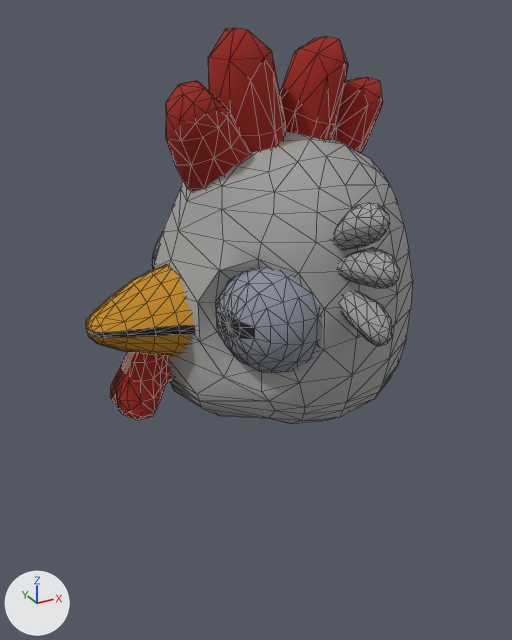
Before and after pictures for a commit that changed the OBJ model DirectXGame/Resources/Player/Player.obj.
Both versions are drawn from a 50 mm lens placed at (-0.947, -1.589, 1.053), pointed at (-0.013, 0.11, 0.204). The axes (+X, +Y, +Z) are drawn at lower left. The lights are the same throughout. The older version comes first. Mesh edges are drawn as thin lines. Where no turn or scale is listed for an object, it has been applied to the vertices.

The first picture shows 'Chicken_Blob'.
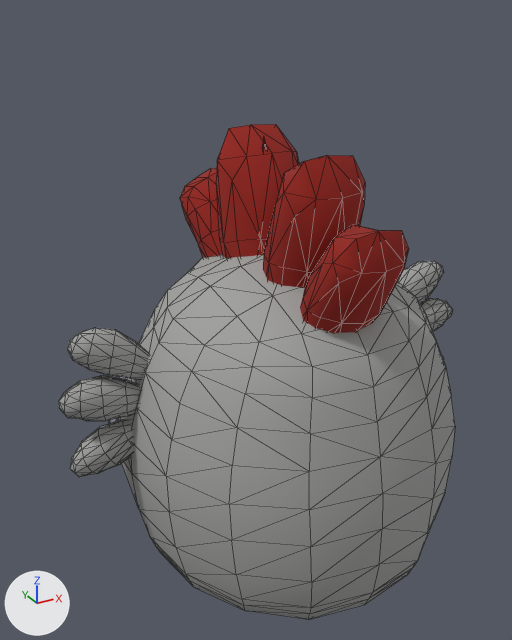
Location of each change, (x1, y1, x2, y2) in pixels of the pictures (512 x 640 px; the box of a moved part takes in the faces that stretch with it):
'Chicken_Blob', reshaped (21% wider, 25% taller)
    before: (86, 28, 413, 424)
    after: (59, 124, 455, 619)
part 1 of me_chicken_blob, moved or reshaped
    before: (166, 81, 251, 191)
    after: (180, 168, 222, 258)
part 2 of me_chicken_blob, moved or reshaped
    before: (280, 36, 348, 140)
    after: (263, 155, 365, 288)
part 3 of me_chicken_blob, moved or reshaped
    before: (331, 77, 382, 153)
    after: (300, 225, 409, 333)
part 4 of me_chicken_blob, moved or reshaped
    before: (337, 247, 400, 288)
    after: (59, 375, 139, 421)
part 5 of me_chicken_blob, moved or reshaped
    before: (339, 291, 392, 346)
    after: (70, 419, 133, 477)
part 6 of me_chicken_blob, moved or reshaped
    before: (332, 203, 390, 250)
    after: (67, 328, 149, 379)
part 7 of me_chicken_blob, moved or reshaped (not visible before)
    after: (420, 298, 452, 332)
part 8 of me_chicken_blob, moved or reshaped (not visible before)
    after: (398, 261, 444, 304)
part 9 of me_chicken_blob, moved or reshaped (not visible afterwards)
    before: (86, 264, 196, 356)
part 10 of me_chicken_blob, moved or reshaped (not visible afterwards)
    before: (110, 352, 172, 420)
part 11 of me_chicken_blob, moved or reshaped (mostly hidden afterwards)
    before: (217, 268, 322, 373)
    after: (108, 376, 127, 424)
part 12 of me_chicken_blob, moved or reshaped (not visible afterwards)
    before: (152, 234, 162, 270)
part 13 of me_chicken_blob, moved or reshaped
    before: (154, 28, 413, 424)
    after: (118, 124, 455, 619)

Patch to the scene script:
```diff
--- a/DirectXGame/Resources/Player/Player.obj.py
+++ b/DirectXGame/Resources/Player/Player.obj.py
@@ me_chicken_blob @@
-me_chicken_blob.from_pydata(...)  # 1538 vertices, 2904 faces; spans x -0.546..0.337, y -0.493..0.493, z 0.008..1.012
+me_chicken_blob.from_pydata(...)  # 1538 vertices, 2904 faces; spans x -0.636..0.639, y -0.513..0.762, z -0.511..0.764
+# me_chicken_blob part 1: the loose piece of 66 vertices spanning x -0.328..-0.1, y -0.115..0.086, z 0.616..0.901 is multiplied about its middle by the matrix ((0.0, 1.292, 0.0), (-1.444, 0.0, 0.032), (0.029, 0.0, 1.293)), then moved by (0.197, 0.277, -0.325)
+# me_chicken_blob part 2: the loose piece of 42 vertices spanning x -0.041..0.168, y -0.099..0.091, z 0.617..0.989 is multiplied about its middle by the matrix ((0.0, 1.292, 0.0), (-1.444, 0.0, 0.032), (0.029, 0.0, 1.293)), then moved by (-0.067, -0.134, -0.304)
+# me_chicken_blob part 3: the loose piece of 42 vertices spanning x 0.073..0.285, y -0.091..0.083, z 0.608..0.887 is multiplied about its middle by the matrix ((0.0, 1.292, 0.0), (-1.444, 0.0, 0.032), (0.029, 0.0, 1.293)), then moved by (-0.183, -0.302, -0.317)
+# me_chicken_blob part 4: the loose piece of 63 vertices spanning x -0.057..0.021, y -0.493..-0.304, z 0.476..0.575 is multiplied about its middle by the matrix ((0.0, 1.292, 0.0), (-1.444, 0.0, 0.0), (0.0, 0.0, 1.293)), then moved by (-0.496, 0.398, -0.387)
+# me_chicken_blob part 5: the loose piece of 63 vertices spanning x -0.057..0.021, y -0.488..-0.296, z 0.359..0.456 is multiplied about its middle by the matrix ((0.0, 1.292, 0.0), (-1.444, 0.0, 0.0), (0.0, 0.0, 1.293)), then moved by (-0.487, 0.392, -0.422)
+# me_chicken_blob part 6: the loose piece of 63 vertices spanning x -0.066..0.011, y -0.463..-0.286, z 0.539..0.675 is multiplied about its middle by the matrix ((0.0, 1.292, 0.0), (-1.444, 0.0, 0.0), (0.0, 0.0, 1.293)), then moved by (-0.455, 0.387, -0.363)
+# me_chicken_blob part 7: the loose piece of 63 vertices spanning x -0.057..0.021, y 0.304..0.493, z 0.476..0.575 is multiplied about its middle by the matrix ((0.0, 1.292, 0.0), (-1.444, 0.0, 0.0), (0.0, 0.0, 1.293)), then moved by (0.535, -0.399, -0.387)
+# me_chicken_blob part 8: the loose piece of 63 vertices spanning x -0.066..0.011, y 0.286..0.463, z 0.539..0.675 is multiplied about its middle by the matrix ((0.0, 1.292, 0.0), (-1.444, 0.0, 0.0), (0.0, 0.0, 1.293)), then moved by (0.513, -0.361, -0.363)
+# me_chicken_blob part 9: the loose piece of 175 vertices spanning x -0.546..-0.297, y -0.142..0.142, z 0.209..0.464 is multiplied about its middle by the matrix ((0.0, 1.292, 0.0), (-1.444, 0.0, 0.0), (0.0, 0.0, 1.293)), then moved by (0.423, 0.583, -0.442)
+# me_chicken_blob part 10: the loose piece of 175 vertices spanning x -0.493..-0.301, y -0.08..0.08, z 0.072..0.273 is multiplied about its middle by the matrix ((0.0, 1.292, 0.0), (-1.444, 0.0, 0.0), (0.0, 0.0, 1.293)), then moved by (0.399, 0.547, -0.491)
+# me_chicken_blob part 11: the loose piece of 186 vertices spanning x -0.28..0.013, y -0.358..-0.067, z 0.225..0.516 is multiplied about its middle by the matrix ((0.0, 1.292, 0.0), (-1.444, 0.0, 0.0), (0.0, 0.0, 1.293)), then moved by (-0.14, 0.379, -0.432)
+# me_chicken_blob part 12: the loose piece of 186 vertices spanning x -0.28..0.013, y 0.067..0.358, z 0.225..0.516 is multiplied about its middle by the matrix ((0.0, 1.292, 0.0), (-1.444, 0.0, 0.0), (0.0, 0.0, 1.293)), then moved by (0.41, -0.047, -0.432)
+# me_chicken_blob part 13: 288 of 1538 vertices moved; they spanned x -0.358..0.337, y -0.366..0.366, z 0.008..1.012 and now span x -0.471..0.474, y -0.513..0.491, z -0.511..0.764; mean shift (0.028, 0.01, -0.405); largest move (0.245, 0.262, 0.239) -> (0.34, -0.38, -0.225)
+# other edits to the shape of me_chicken_blob do not show in these pictures
 me_chicken_blob.materials.append(mat_atlas)
```
